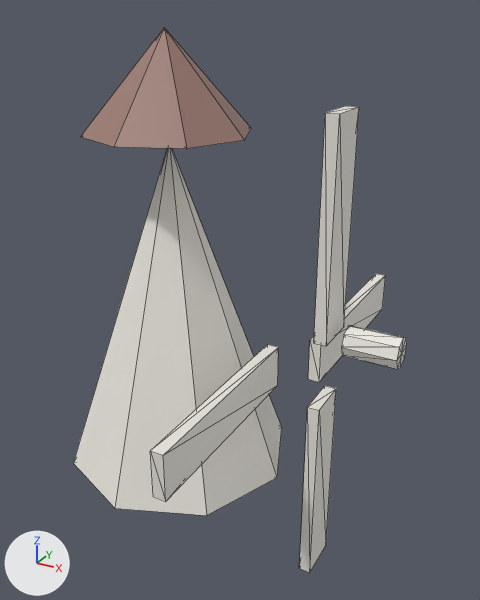
The glTF model public/studio/v2.15.0/d_windmill/model.glb: old version first, new version second.
Before and after are seen from a 50 mm camera at (3.6, -5.17, 6.24) aimed at (0.65, 0.19, 3.56). The axes (+X, +Y, +Z) are drawn at lower left. The lights are the same throughout. The first picture is the older version. Mesh edges are drawn as thin lines. Where no turn or scale is listed for an object, it has been applied to the vertices.

The first picture shows 'part0', 'part1', 'part2', 'part3', 'part4', 'part5', 'part6'.
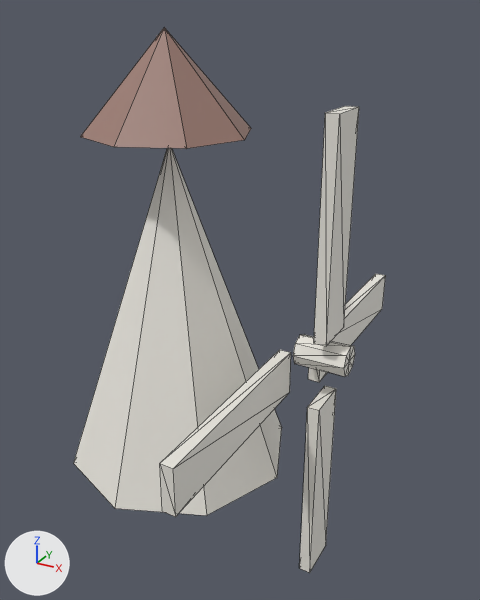
Boxes [x1, y1, x2, y2] around the edits, measured in the pictures (480 x 600 px):
'part6', moved: before [150, 345, 279, 502]; after [160, 350, 291, 517]
'part2', moved: before [341, 326, 407, 369]; after [293, 334, 355, 376]

Edits to the bpy script that builds the scene:
```text
Change me_geometry_2:
    used by ob_part2; location = (0.0, 0.0, 0.0)
    remove me_geometry_2.from_pydata(...)  # 18 vertices, 32 faces; spans x 1.86..2.36, y -0.15..0.15, z 3.333..3.633
    add me_geometry_2.from_pydata(...)  # 18 vertices, 32 faces; spans x 1.395..1.895, y -0.15..0.15, z 3.13..3.43
    me_geometry_2 part 1: the whole mesh is moved by (-0.465, 0.0, -0.202)
Change me_geometry_6:
    used by ob_part6; location = (0.0, 0.0, 0.0)
    remove me_geometry_6.from_pydata(...)  # 8 vertices, 12 faces; spans x 0.98..1.1, y -1.83..0.17, z 2.71..3.15
    add me_geometry_6.from_pydata(...)  # 8 vertices, 12 faces; spans x 1.19..1.31, y -2.0..0.0, z 2.78..3.22
    me_geometry_6 part 2: the whole mesh is moved by (0.21, -0.17, 0.07)
```
